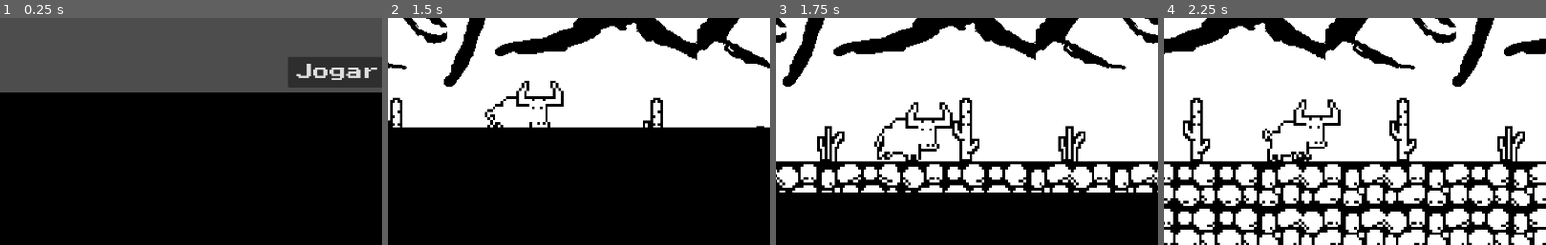
Above: before the commit, frames 1-4 (left to right).
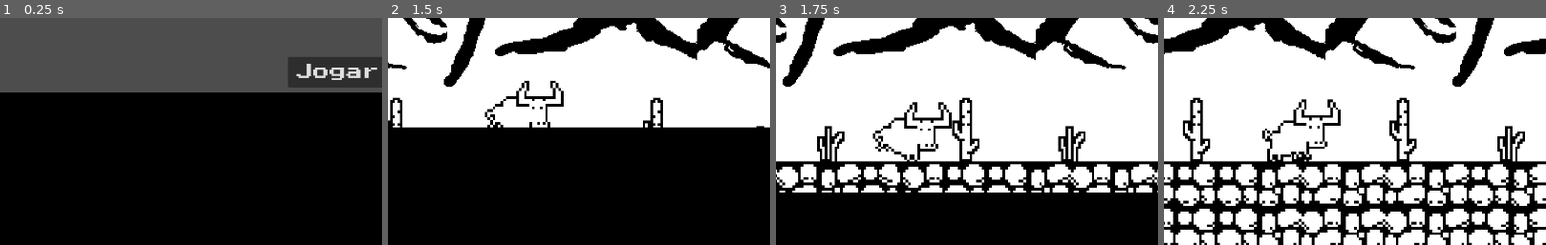
Above: after the commit, the same moments.

Repository: TaubatexasRobotics/new-crazy-bull
Game: Godot game, scene res://scenes/main_menu.tscn
Two runs of this game, one before a commit and one after it. Both use one fixed random seed, a clock stepped at 60 frames per second and the inputs below.
Inputs (mouse positions are % of the whole screen's width and height, from its top left):
- Up to frame 1 (0.25 s): no input
- Up to frame 2 (1.5 s): click "Jogar" at 0.5 s; tap Enter (ui_accept) at 1.25, 1.35 s; move the mouse to (72, 45) at 1.27 s; click (72, 45) at 1.42 s
- Up to frame 3 (1.75 s): tap Space (jump) at 1.52, 1.55 s
- Up to frame 4 (2.25 s): tap Space (jump) at 1.82, 2.1 s; move the mouse to (30, 55) at 2.02 s; click (30, 55) at 2.17 s
The pictures show only the part of the screen within x 0-50%, y 42-92%; the shares and areas given below are measured in that part.

Frames 1-2 are identical in both runs. In frame 3, 1.0% of the frame differs, in the area x 25-47%, y 36-64%; in frame 4, nothing differs.

Commit message:
Fix jump on touch screen

Diff:
--- a/scripts/player.gd
+++ b/scripts/player.gd
@@ -10,21 +10,29 @@
 func _process(_delta: float) -> void:
 	distance += 1
 
-func _input(event: InputEvent) -> void:
-	if event is InputEventScreenTouch and event.pressed:
+func _input(event):
+	if event is InputEventScreenTouch:
+		if event.pressed:
+			jump = true
+		else:
+			jump = false
+
+func _physics_process(delta: float) -> void:
+	if Input.is_action_just_pressed("ui_accept"):
 		jump = true
 
-func _physics_process(delta: float) -> void:
+	if Input.is_action_just_released("ui_accept"):
+		jump = false
+
 	if is_on_floor():
-		jump = false
-		if Input.is_action_just_pressed("ui_accept") or jump:
+		if jump:
 			velocity.y = lerp(0, JUMP_VELOCITY, 0.5)
 
 		sprite.play("run")
 	else:
 		if velocity.y < 0:
 			sprite.play("jump")
-			if Input.is_action_just_released("ui_accept") or jump:
+			if not jump:
 				velocity.y = 0
 		else:
 			sprite.play("fall")
